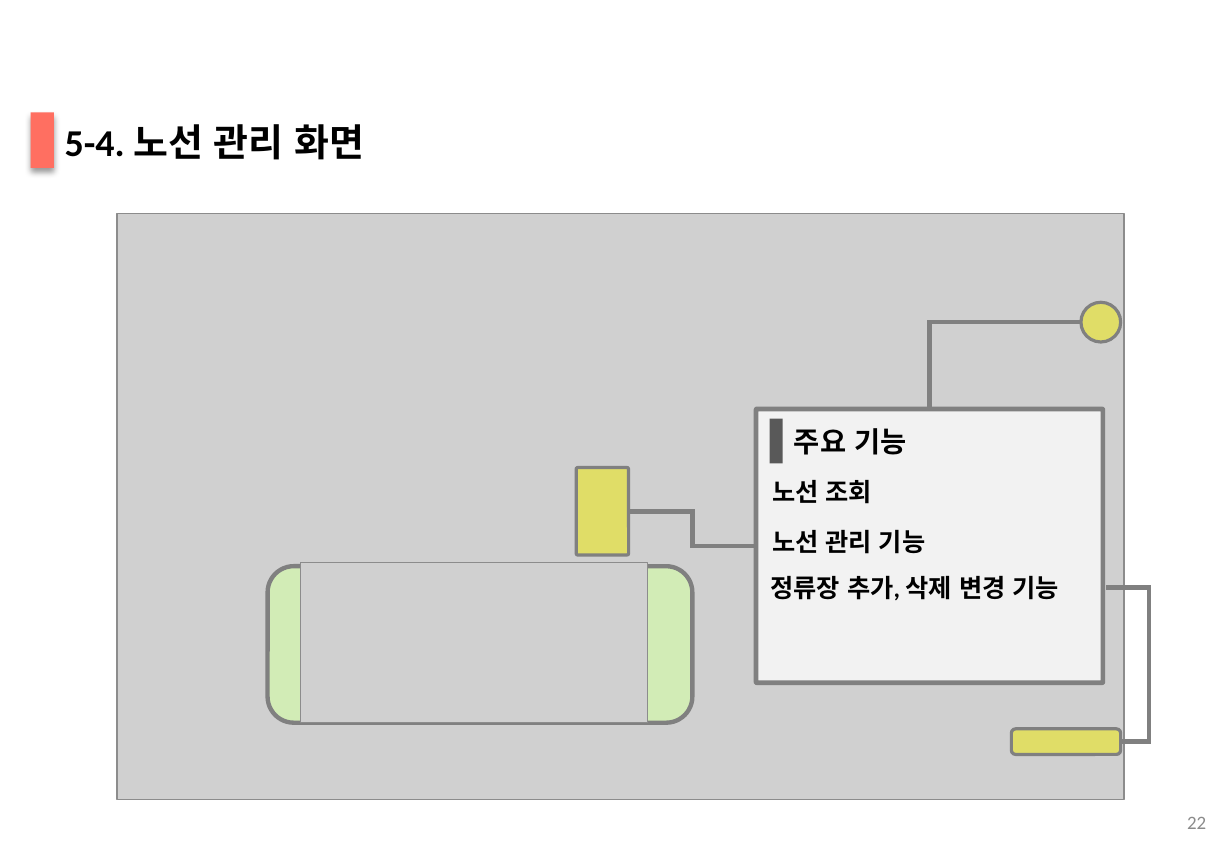
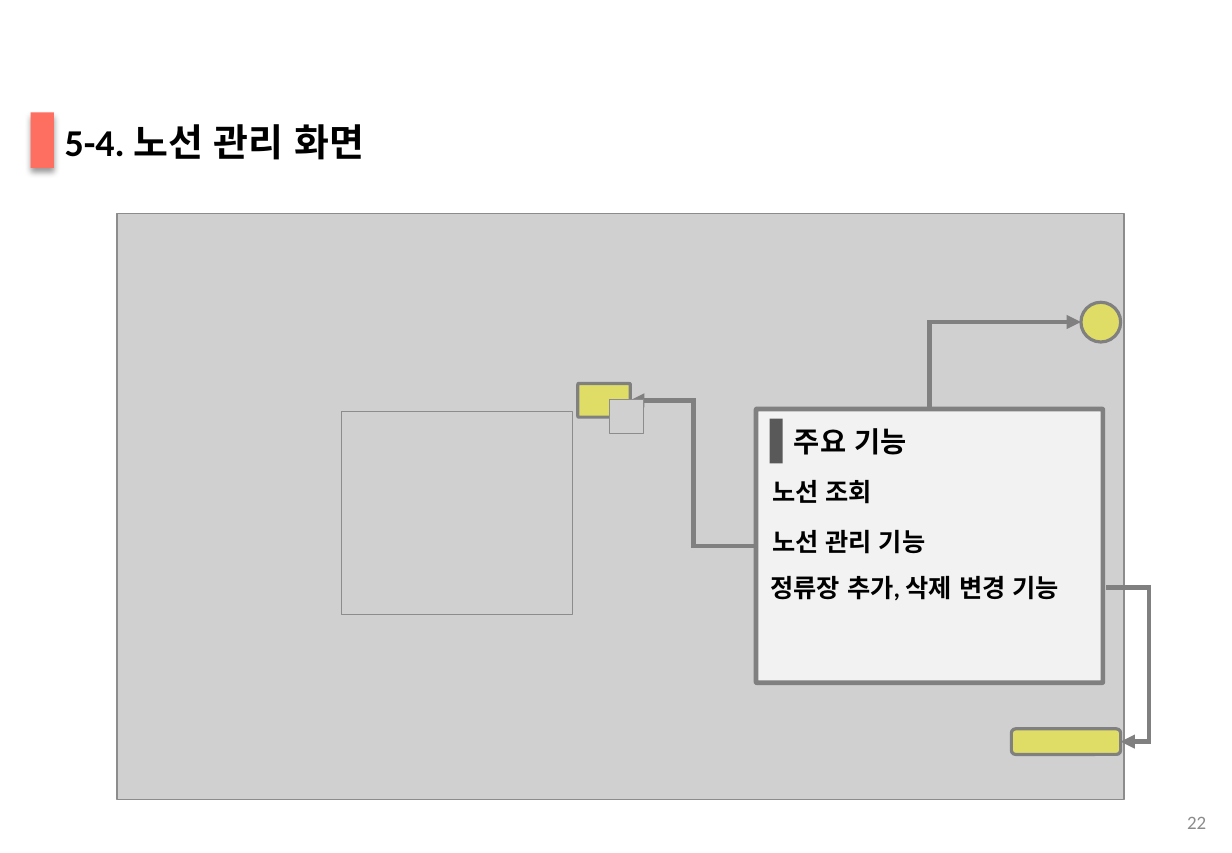
Before and after one commit to 201324549/BeaconProject, a slide deck: slide 22 of ShuttleBusFinalPresentation(v2.0).pptx. Drawn at 1232x853 pixels with LibreOffice and Linux fonts; fonts in the diff are those of the drawing; grey boxes stand for pictures; background and template pictures are left out. Boxes give left, top, right and bottom in pixels: in the first picture for what was removed or moved away, otherwise in the second. Text is boxed around its words. In the diff, an @@ line names an element or a change of style, - is before the commit and + after.

```diff
--- a/ShuttleBusFinalPresentation(v2.0).pptx
+++ b/ShuttleBusFinalPresentation(v2.0).pptx
@@ elbow line (929, 410) - (1082, 322): elbow line to elbow arrow @@
@@ rounded rectangle: place and size @@
-rounded rectangle at <box>577,468,629,555</box>
+rounded rectangle at <box>578,383,630,417</box>
@@ picture added at <box>342,412,573,615</box> @@
@@ picture added at <box>610,399,644,433</box> @@
@@ elbow line moved from (756, 546) - (629, 512) to (756, 546) - (630, 400) @@
@@ elbow line (756, 546) - (630, 400): elbow line to elbow arrow @@
@@ rounded rectangle removed at <box>267,567,693,724</box> @@
@@ picture removed at <box>300,563,647,722</box> @@
@@ elbow line (1107, 587) - (1121, 742): elbow line to elbow arrow @@
```
Also in this commit, not shown: 9 other slides changed.
